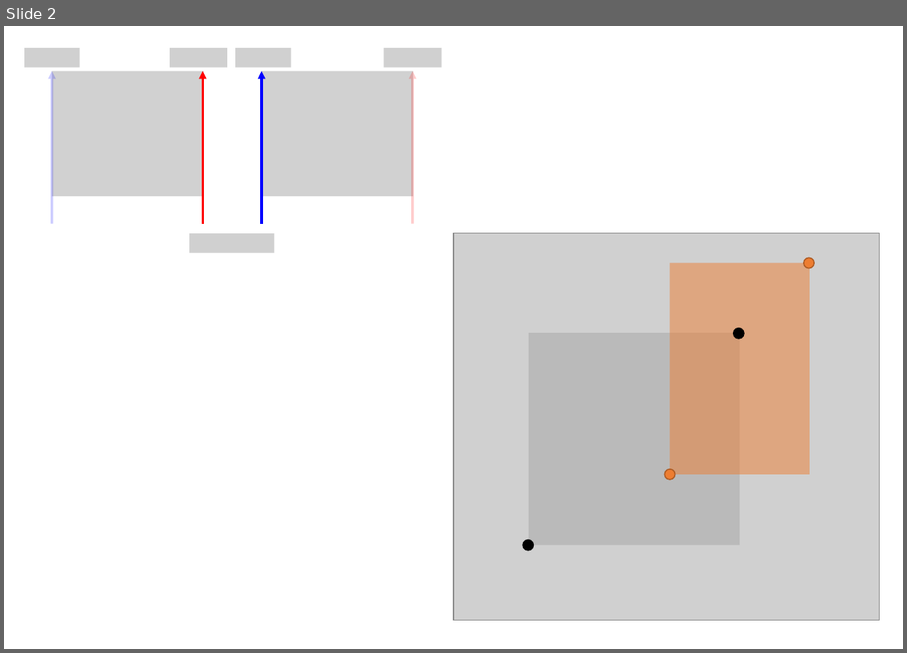
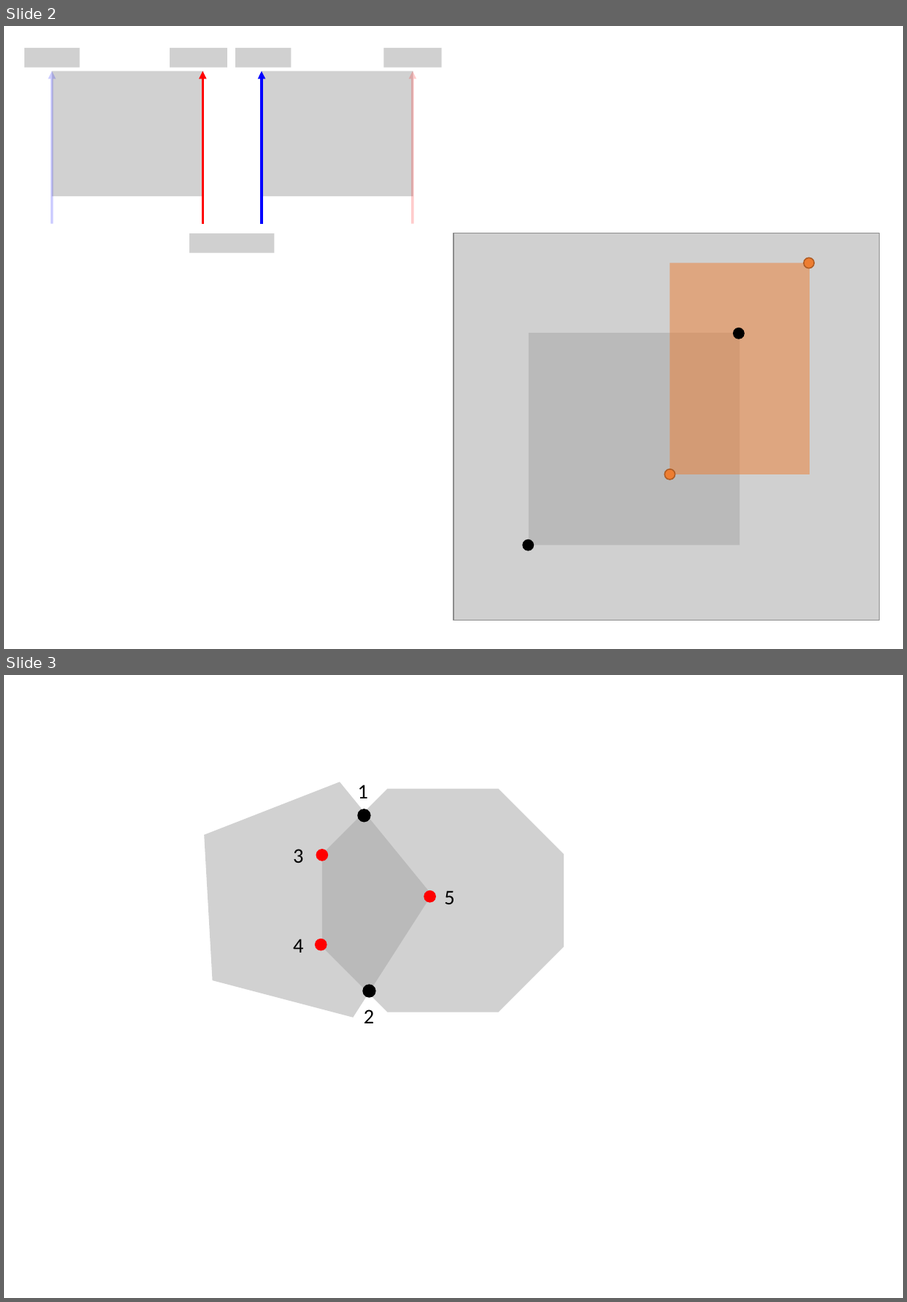
Before and after one commit to gaussian37/gaussian37.github.io, a slide deck: assets/img/math/algorithm/iou/iou.pptx. Shown one above the other, each under a label of ours: slide 2 before the commit, slides 2 and 3 after it. The pictures are 907x653 and 907x1302 pixels, drawn with LibreOffice and Linux fonts; fonts in the diff are those of the drawing; grey boxes stand for pictures. Boxes give left, top, right and bottom in pixels: in the first picture for what was removed or moved away, otherwise in the second. Text is boxed around its words. In the diff, an @@ line names an element or a change of style, - is before the commit and + after.

```diff
--- a/assets/img/math/algorithm/iou/iou.pptx
+++ b/assets/img/math/algorithm/iou/iou.pptx
@@ slide 3 added at <box>4,675,903,1298</box>, background #FFFFFF @@
@@ pentagon added at <box>169,752,454,1028</box>, fill #A5A5A5 at 50% opacity @@
@@ octagon added at <box>322,789,564,1012</box>, fill #A5A5A5 at 50% opacity @@
@@ text added at <box>358,785,368,798</box>, 18 pt, text #000000 @@
+1
@@ ellipse added at <box>359,809,371,822</box>, fill #000000, outline #000000 1 pt @@
@@ text added at <box>293,849,303,863</box>, 18 pt, text #000000 @@
+3
@@ ellipse added at <box>316,849,329,861</box>, fill #FF0000 @@
@@ ellipse added at <box>424,890,437,903</box>, fill #FF0000 @@
@@ text added at <box>444,890,454,904</box>, 18 pt, text #000000 @@
+5
@@ text added at <box>293,939,303,952</box>, 18 pt, text #000000 @@
+4
@@ ellipse added at <box>316,939,328,951</box>, fill #FF0000 @@
@@ ellipse added at <box>364,985,376,997</box>, fill #000000, outline #000000 1 pt @@
@@ text added at <box>364,1009,374,1023</box>, 18 pt, text #000000 @@
+2
```
Also in this commit, not shown: 2 other files.
